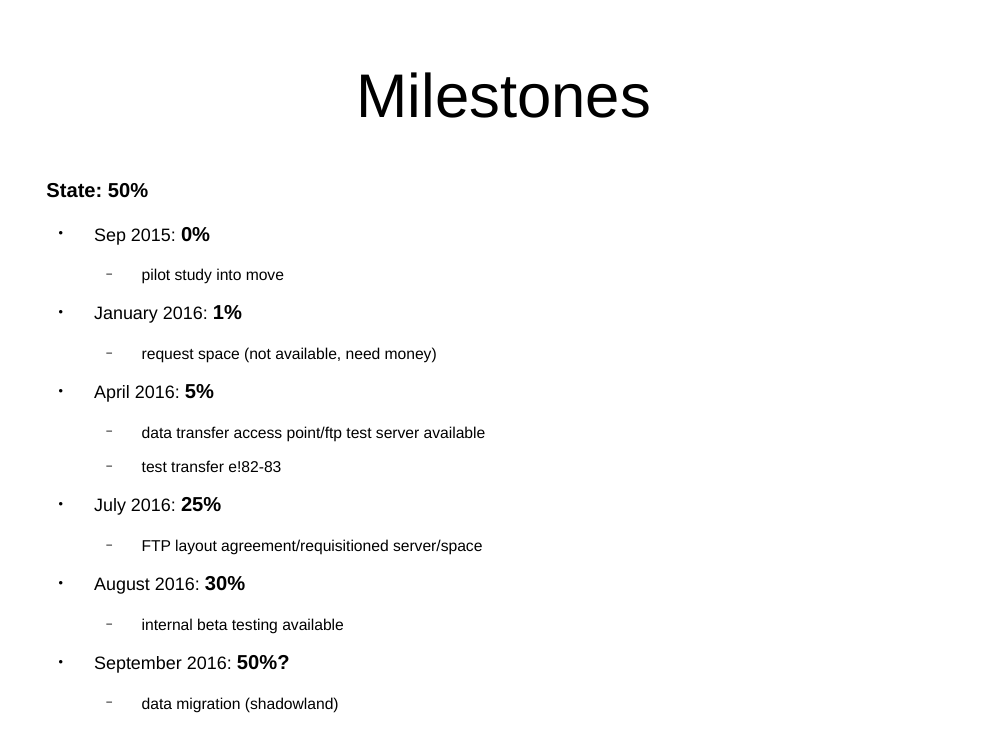
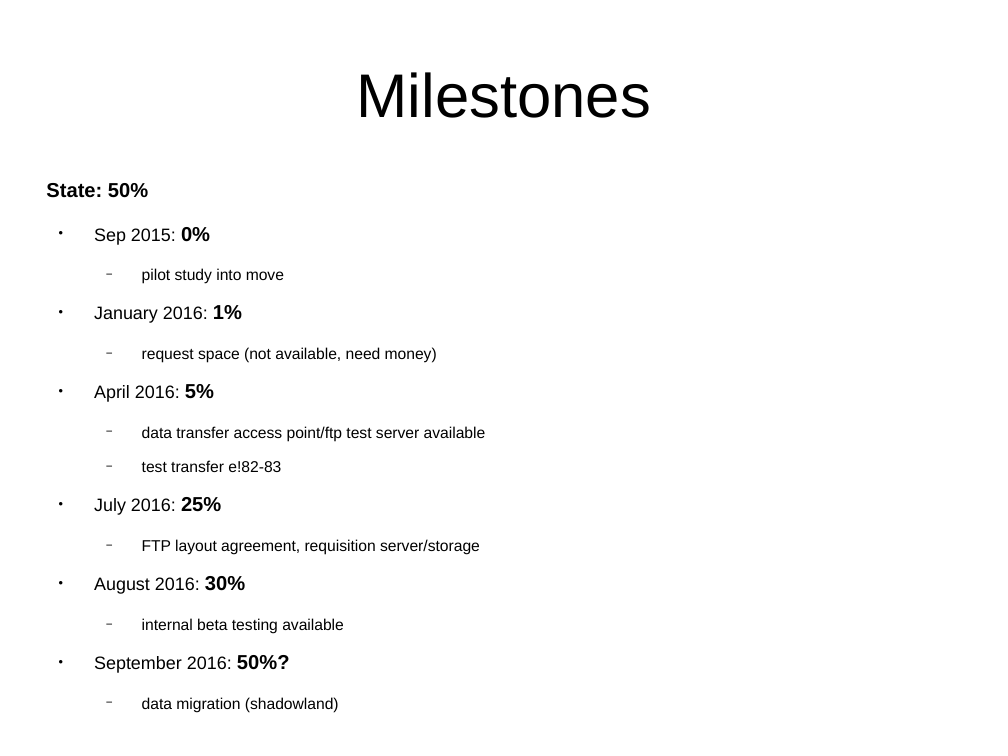
Before and after one commit to avullo/ensembl-migration-pm, a slide deck: slide 22 of data-review-10-16/talk.odp. Drawn at 1008x756 pixels with LibreOffice and Linux fonts; fonts in the diff are those of the drawing; background and template pictures are left out. Boxes give left, top, right and bottom in pixels: in the first picture for what was removed or moved away, otherwise in the second. Text is boxed around its words. In the diff, an @@ line names an element or a change of style, - is before the commit and + after.

```diff
--- a/data-review-10-16/talk.odp
+++ b/data-review-10-16/talk.odp
@@ text at bbox=[142, 539, 480, 554]: text changed @@
-  − FTP layout agreement/requisitioned server/space
+  − FTP layout agreement, requisition server/storage
```
Also in this commit, not shown: 3 other slides changed, 4 other files.
